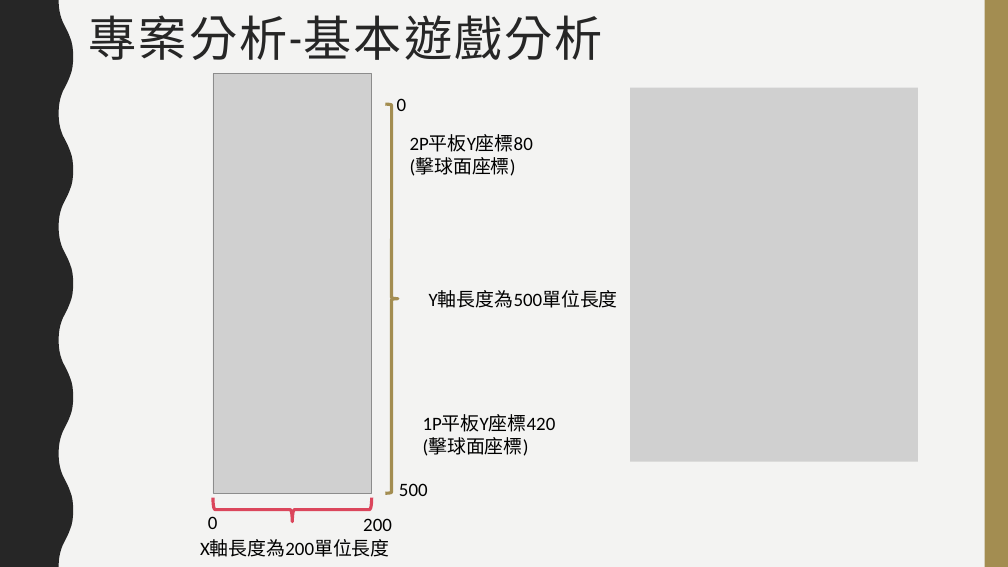
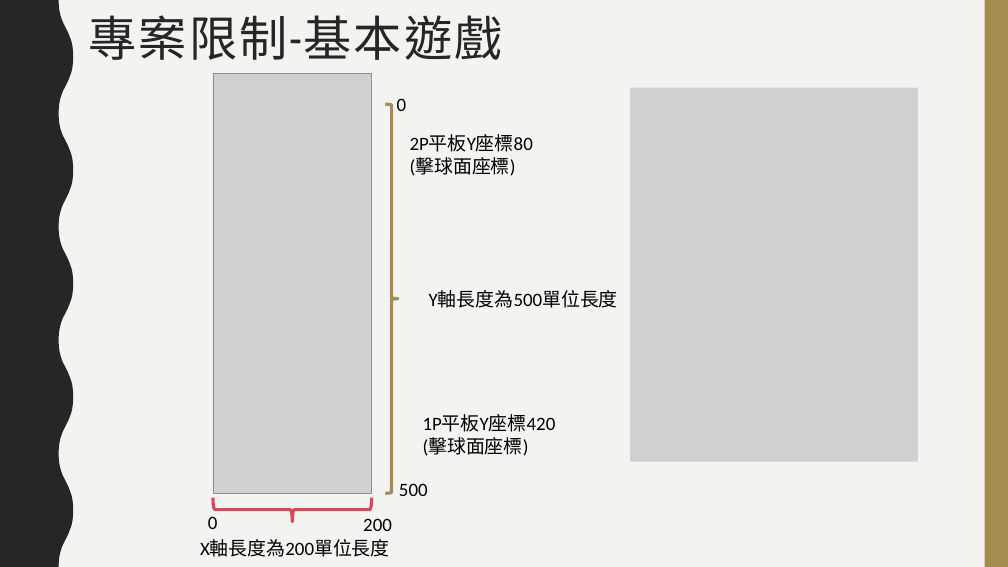
Before and after one commit to choutengfeng/0652074, a slide deck: slide 3 of HM5/專案管理.pptx (slide 5 before the commit). Drawn at 1008x567 pixels with LibreOffice and Linux fonts; fonts in the diff are those of the drawing; grey boxes stand for pictures. Boxes give left, top, right and bottom in pixels: in the first picture for what was removed or moved away, otherwise in the second. Text is boxed around its words. In the diff, an @@ line names an element or a change of style, - is before the commit and + after.

```diff
--- a/HM5/專案管理.pptx
+++ b/HM5/專案管理.pptx
@@ title at bbox=[89, 15, 503, 60]: text changed @@
-專案分析-基本遊戲分析
+專案限制-基本遊戲
```
Also in this commit, not shown: 2 other slides changed, 1 slide removed.
